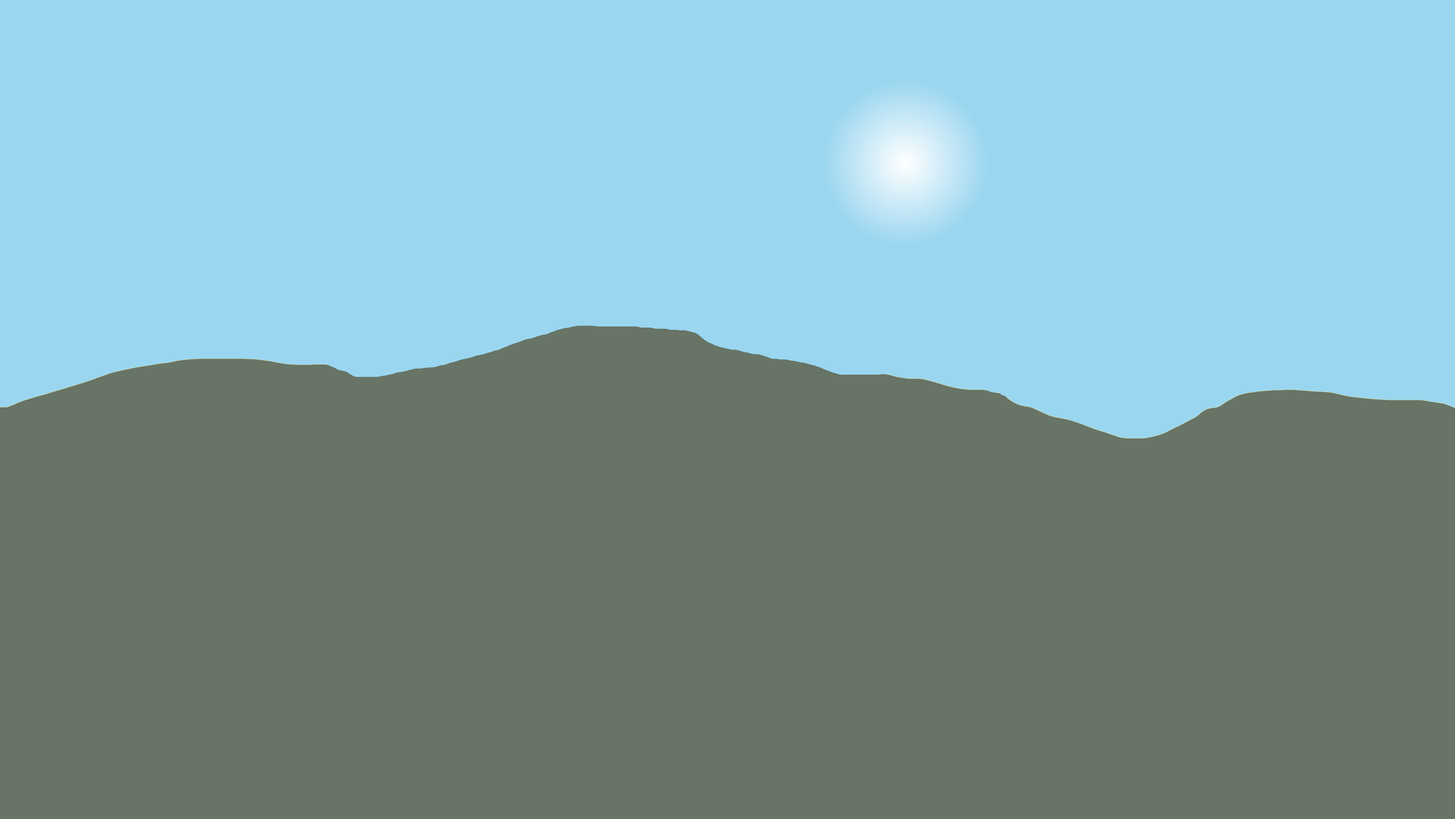
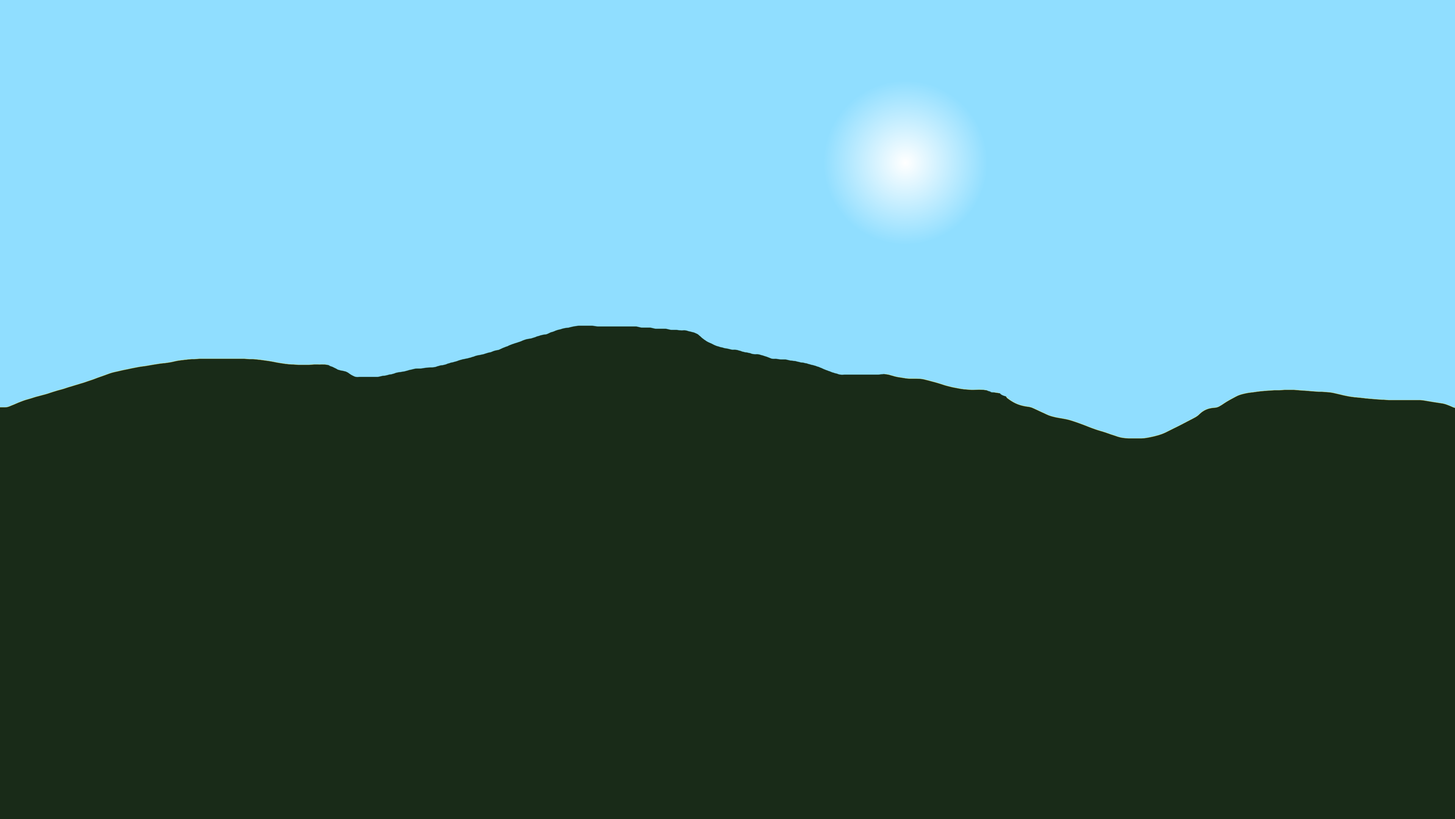
The second w=1455, h=819 image is a revision of the first. Changes to its layers:
painted on "Background" over [left=0, top=324, right=1455, bottom=819]
painted on "Layer" over [left=0, top=0, right=1455, bottom=819]
